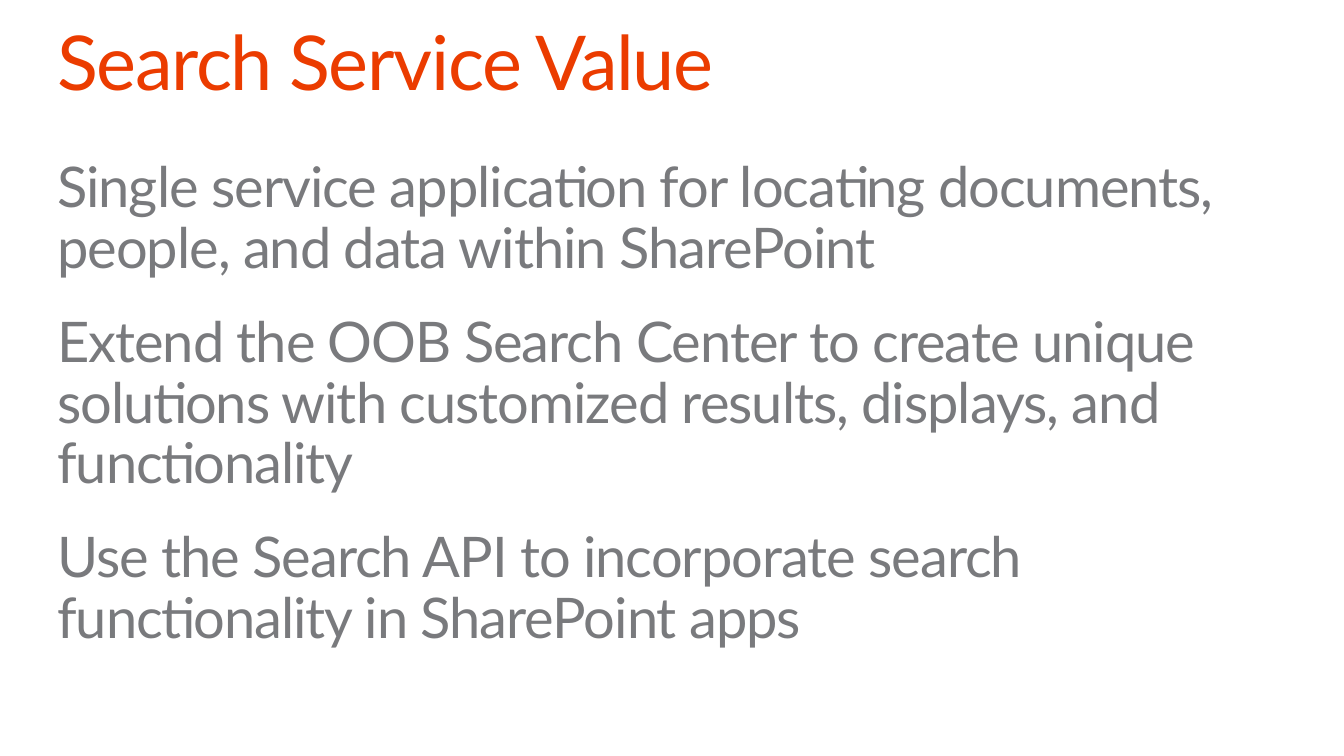
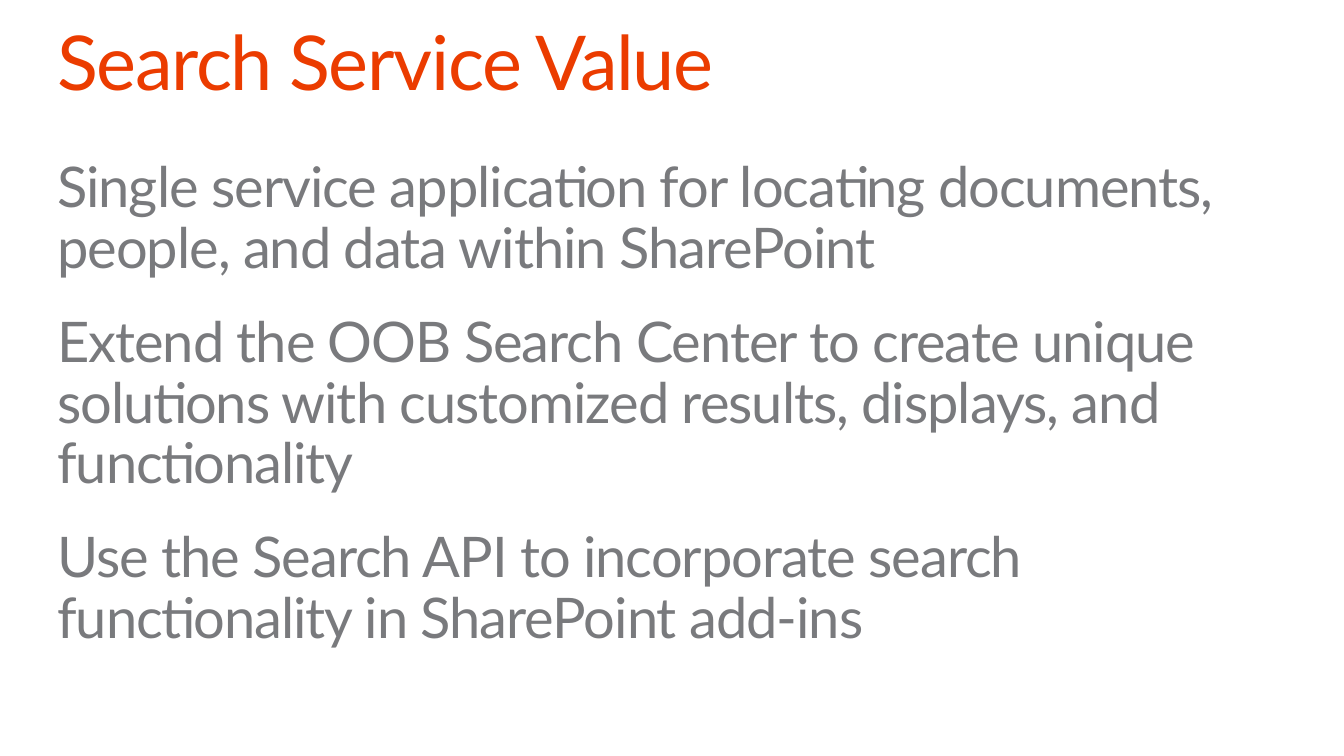
Before and after one commit to OfficeDev/TrainingContent, a slide deck: slide 7 of O3658/09 Using Search Capabilities with app model/9_Search.pptx. Drawn at 1344x756 pixels with LibreOffice and Linux fonts; fonts in the diff are those of the drawing; background and template pictures are left out. Boxes give left, top, right and bottom in pixels: in the first picture for what was removed or moved away, otherwise in the second. Text is boxed around its words. In the diff, an @@ line names an element or a change of style, - is before the commit and + after.

```diff
--- a/O3658/09 Using Search Capabilities with app model/9_Search.pptx
+++ b/O3658/09 Using Search Capabilities with app model/9_Search.pptx
@@ text at [57,536,1022,648]: text changed @@
-Use the Search API to incorporate search functionality in SharePoint apps
+Use the Search API to incorporate search functionality in SharePoint add-ins
```
Also in this commit, not shown: 9 other slides changed, 1 slide added, 1 slide removed, 6 other files.
